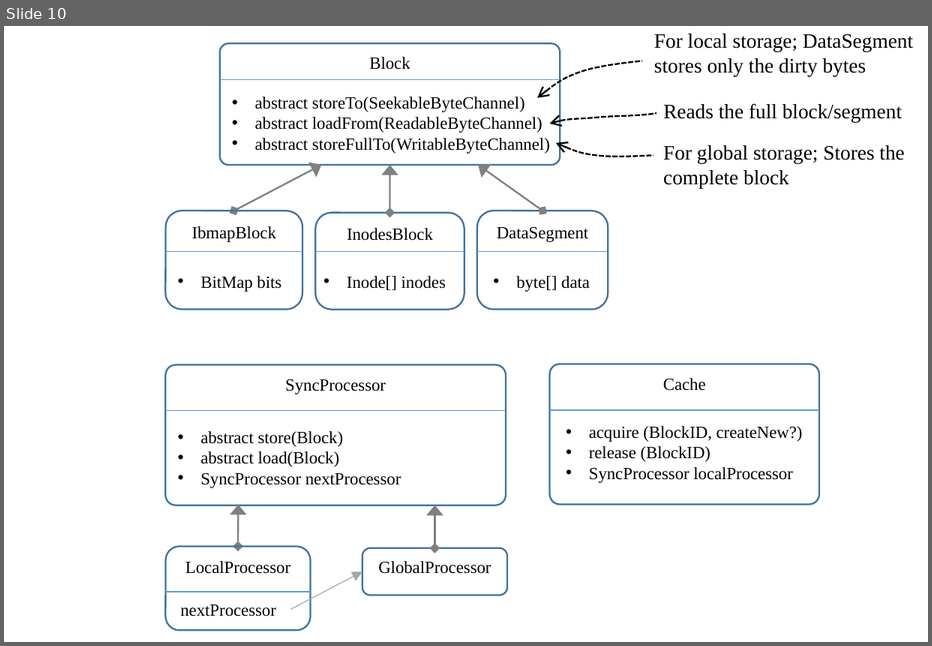
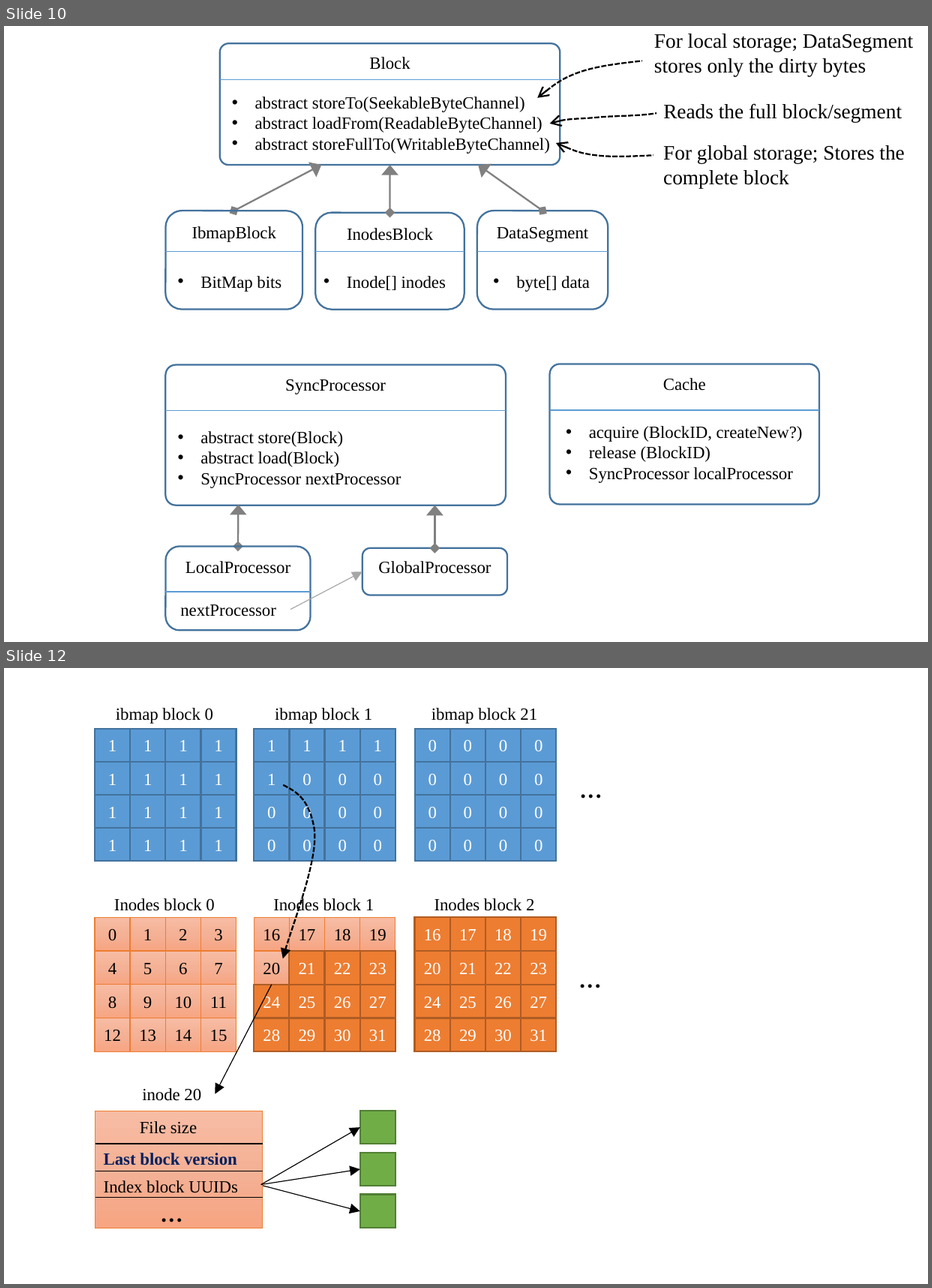
Before and after one commit to smash-bi/kawkab, a slide deck: docs/design/figures/fs-design.pptx. Shown one above the other, each under a label of ours: slide 10 before the commit, slides 10 and 12 after it; the slides between them are not shown. The pictures are 932x646 and 932x1288 pixels, drawn with LibreOffice and Linux fonts; fonts in the diff are those of the drawing. Boxes give left, top, right and bottom in pixels: in the first picture for what was removed or moved away, otherwise in the second. Text is boxed around its words. In the diff, an @@ line names an element or a change of style, - is before the commit and + after.

```diff
--- a/docs/design/figures/fs-design.pptx
+++ b/docs/design/figures/fs-design.pptx
@@ slide 12 added at box(4, 668, 928, 1284), background #FFFFFF @@
@@ group added at box(96, 708, 615, 1235): 100 rectangles, 13 texts, 4 arrows, 3 lines, 1 freeform shape @@
+1
+1
+1
+1
+1
+1
+1
+1
+1
+1
+1
+1
+1
+1
+1
+1
+1
+1
+1
+1
+1
+0
+0
+0
+0
+0
+0
+0
+0
+0
+0
+0
+ibmap block 0
+0
+0
+0
+0
+0
+0
+0
+0
+0
+0
+0
+0
+0
+0
+0
+0
+0
+1
+2
+3
+4
+5
+6
+7
+8
+9
+10
+11
+12
+13
+14
+15
+16
+17
+18
+19
+20
+21
+22
+23
+24
+25
+26
+27
+28
+29
+30
+31
+Inodes block 0
+ibmap block 1
+ibmap block 21
+Inodes block 1
+Inodes block 2
+16
+17
+18
+19
+20
+21
+22
+23
+24
+25
+26
+27
+28
+29
+30
+31
+…
+…
+inode 20
+File size
+Last block version
+Index block UUIDs
+…
```
Also in this commit, not shown: 1 other slide added, 1 slide removed, 4 other files.
